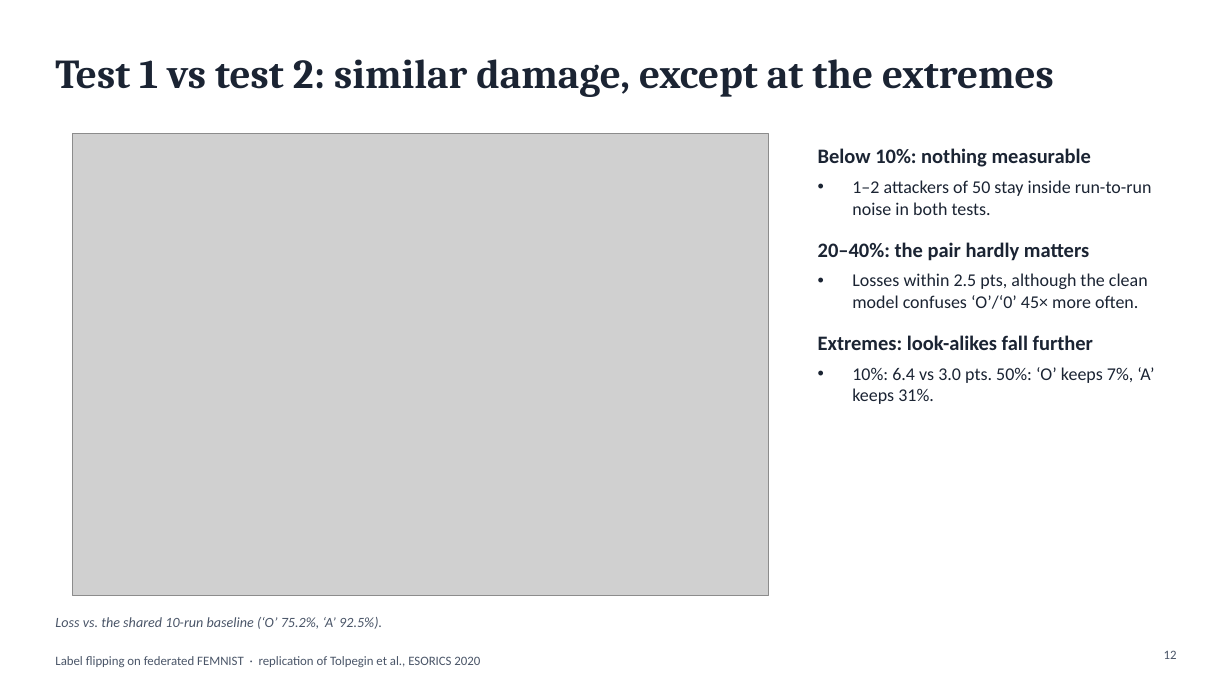
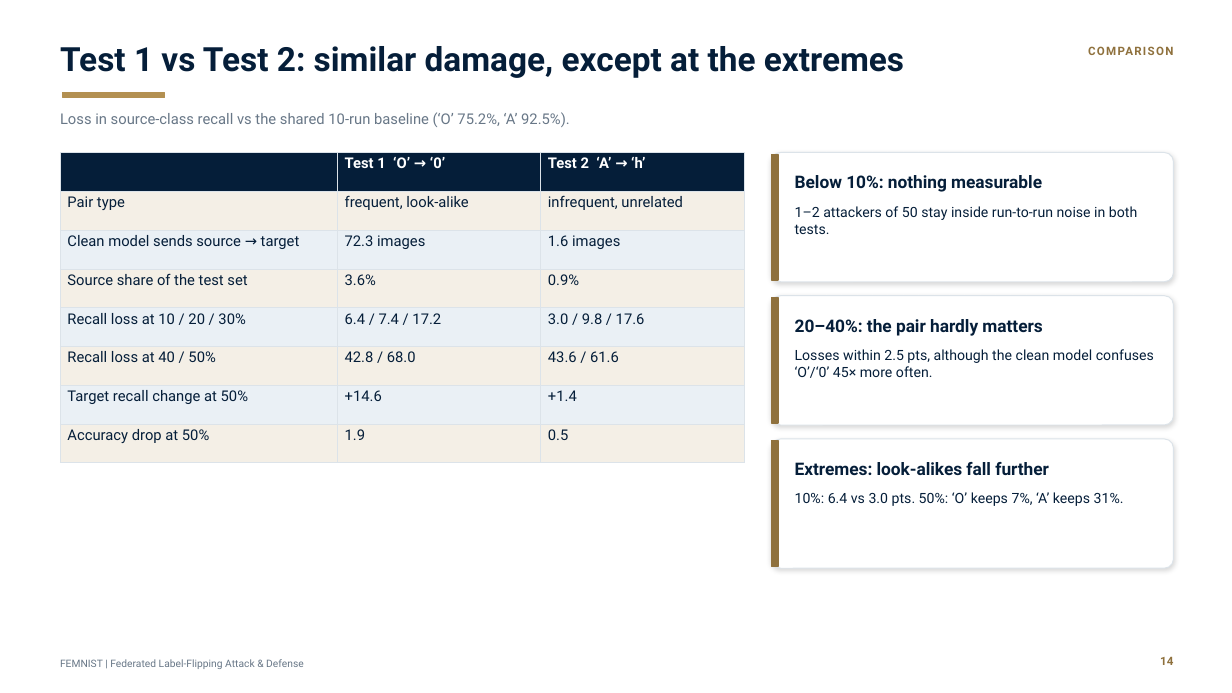
Before and after one commit to wetthamm/FederatedLearning, a slide deck: slide 14 of writeup/FEMNIST_label_flipping.pptx (slide 12 before the commit). Drawn at 1232x693 pixels with LibreOffice and Linux fonts; fonts in the diff are those of the drawing; grey boxes stand for pictures. Boxes give left, top, right and bottom in pixels: in the first picture for what was removed or moved away, otherwise in the second. Text is boxed around its words. In the diff, an @@ line names an element or a change of style, - is before the commit and + after.

```diff
--- a/writeup/FEMNIST_label_flipping.pptx
+++ b/writeup/FEMNIST_label_flipping.pptx
@@ text at (x1=60, y1=46, x2=904, y2=78): text changed; size 32 to 26 pt; font Cambria to Roboto; text colour #1B2433 to #051E39 @@
-Test 1 vs test 2: similar damage, except at the extremes
+Test 1 vs Test 2: similar damage, except at the extremes
@@ text added at (x1=952, y1=37, x2=1174, y2=65), 9 pt, text #8F713D, bold @@
+COMPARISON
@@ text at (x1=60, y1=112, x2=570, y2=127): text changed; size 11 to 11.5 pt; font Calibri to Roboto; text colour #4A5568 to #687787; italic off @@
-Loss vs. the shared 10-run baseline (‘O’ 75.2%, ‘A’ 92.5%).
+Loss in source-class recall vs the shared 10-run baseline (‘O’ 75.2%, ‘A’ 92.5%).
@@ rectangle added at (x1=63, y1=92, x2=165, y2=98), fill #B39051, outline #B39051 1 pt @@
@@ picture removed at (x1=72, y1=134, x2=769, y2=596) @@
@@ text at (x1=818, y1=148, x2=1152, y2=261): paragraphs removed @@
-Below 10%: nothing measurable
-• 1–2 attackers of 50 stay inside run-to-run noise in both tests.
-20–40%: the pair hardly matters
@@ table added at (x1=60, y1=152, x2=744, y2=447), 8 rows, 3 columns @@
+ | Test 1 ‘O’ → ‘0’ | Test 2 ‘A’ → ‘h’
+Pair type | frequent, look-alike | infrequent, unrelated
+Clean model sends source → target | 72.3 images | 1.6 images
+Source share of the test set | 3.6% | 0.9%
+Recall loss at 10 / 20 / 30% | 6.4 / 7.4 / 17.2 | 3.0 / 9.8 / 17.6
+Recall loss at 40 / 50% | 42.8 / 68.0 | 43.6 / 61.6
+Target recall change at 50% | +14.6 | +1.4
+Accuracy drop at 50% | 1.9 | 0.5
@@ rounded rectangle added at (x1=772, y1=152, x2=1174, y2=282), fill #FFFFFF, outline #DCE3E9 0.75 pt @@
@@ rectangle added at (x1=772, y1=154, x2=778, y2=280), fill #8F713D, outline #8F713D 1 pt @@
@@ text added at (x1=795, y1=175, x2=1042, y2=192), 13.5 pt, text #051E39, bold @@
+Below 10%: nothing measurable
@@ text added at (x1=795, y1=206, x2=1137, y2=234), 11 pt, text #051E39 @@
+1–2 attackers of 50 stay inside run-to-run noise in both tests.
@@ rounded rectangle added at (x1=772, y1=296, x2=1174, y2=425), fill #FFFFFF, outline #DCE3E9 0.75 pt @@
@@ rectangle added at (x1=772, y1=298, x2=778, y2=423), fill #8F713D, outline #8F713D 1 pt @@
@@ text added at (x1=795, y1=319, x2=1042, y2=336), 13.5 pt, text #051E39, bold @@
+20–40%: the pair hardly matters
@@ text "Losses within 2.5 pts, although ..." moved from (x1=818, y1=148, x2=1154, y2=404) to (x1=795, y1=349, x2=1154, y2=378) @@
@@ text "Losses within 2.5 pts, although ..." at (x1=795, y1=349, x2=1154, y2=378): size 14 to 11 pt, font Calibri to Roboto, text colour #1B2433 to #051E39; bullet • to none; less space between paragraphs @@
@@ text at (x1=818, y1=335, x2=1154, y2=404): paragraphs removed @@
-Extremes: look-alikes fall further
-• 10%: 6.4 vs 3.0 pts. 50%: ‘O’ keeps 7%, ‘A’ keeps 31%.
@@ rounded rectangle added at (x1=772, y1=439, x2=1174, y2=568), fill #FFFFFF, outline #DCE3E9 0.75 pt @@
@@ rectangle added at (x1=772, y1=441, x2=778, y2=567), fill #8F713D, outline #8F713D 1 pt @@
@@ text added at (x1=795, y1=462, x2=1049, y2=475), 13.5 pt, text #051E39, bold @@
+Extremes: look-alikes fall further
@@ text added at (x1=795, y1=492, x2=1124, y2=506), 11 pt, text #051E39 @@
+10%: 6.4 vs 3.0 pts. 50%: ‘O’ keeps 7%, ‘A’ keeps 31%.
@@ text removed at (x1=55, y1=656, x2=480, y2=667) @@
-Label flipping on federated FEMNIST · replication of Tolpegin et al., ESORICS 2020
@@ text added at (x1=60, y1=659, x2=304, y2=669), 8 pt, text #687787 @@
+FEMNIST | Federated Label-Flipping Attack & Defense
@@ text added at (x1=1160, y1=656, x2=1173, y2=665), 9 pt, text #8F713D, bold @@
+14
@@ page number removed at (x1=1164, y1=650, x2=1177, y2=659) @@
-12
```
Also in this commit, not shown: 7 other slides changed, 13 slides added, 23 slides removed, 27 other files.
